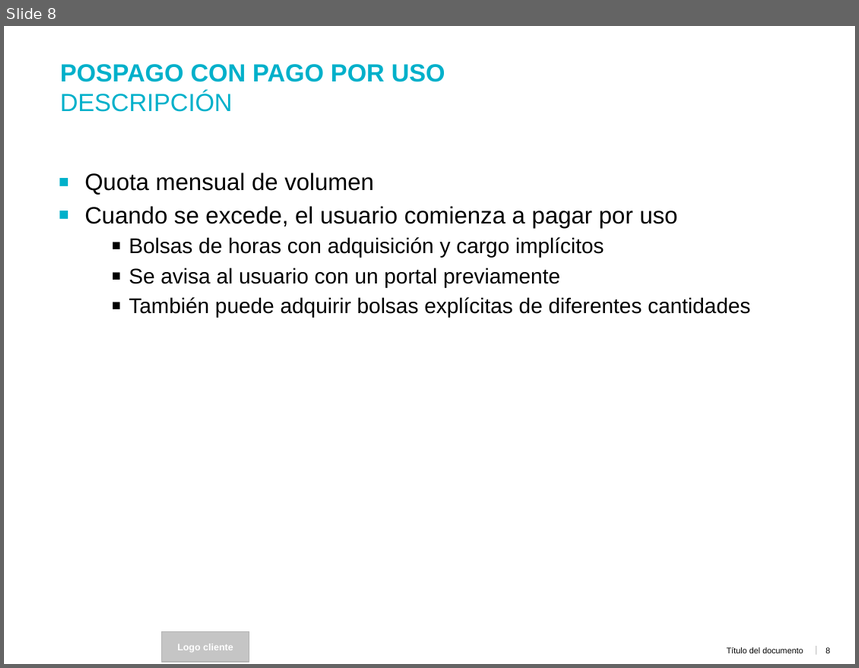
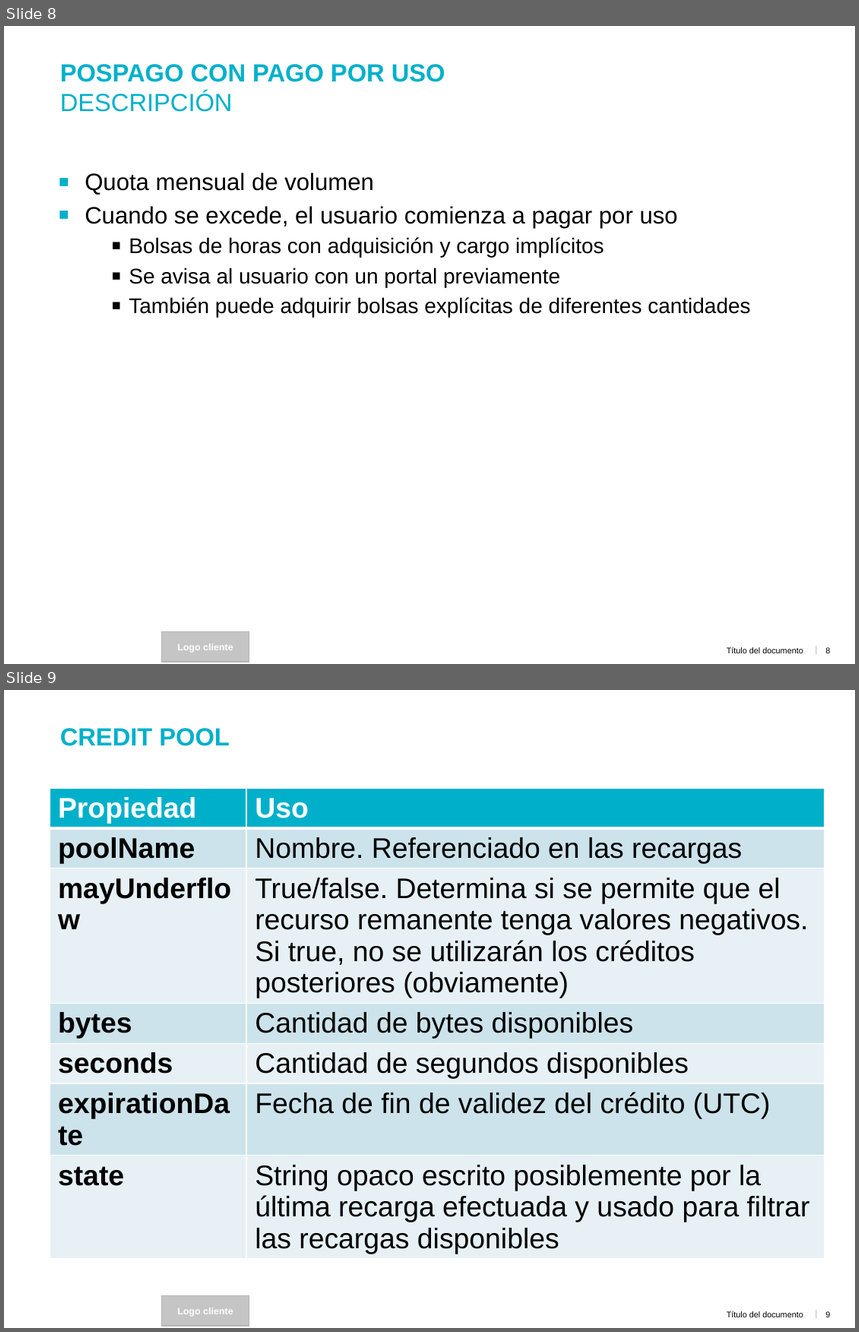
Before and after one commit to francistor/Lever, a slide deck: Modelo de servicios Lever.pptx. Shown one above the other, each under a label of ours: slide 8 before the commit, slides 8 and 9 after it. The pictures are 859x668 and 859x1332 pixels, drawn with LibreOffice and Linux fonts; fonts in the diff are those of the drawing; background and template pictures are left out. Boxes give left, top, right and bottom in pixels: in the first picture for what was removed or moved away, otherwise in the second. Text is boxed around its words. In the diff, an @@ line names an element or a change of style, - is before the commit and + after.

```diff
--- a/Modelo de servicios Lever.pptx
+++ b/Modelo de servicios Lever.pptx
@@ slide 9 added at [4, 690, 855, 1328], background #FFFFFF; not listed: 4 template elements that a slide beside it also shows @@
@@ title added at [60, 728, 229, 746], 21 pt, text #00B0CA, bold @@
+CREDIT POOL
@@ table added at [49, 788, 824, 1257], 7 rows, 2 columns @@
+Propiedad | Uso
+poolName | Nombre. Referenciado en las recargas
+mayUnderflow | True/false. Determina si se permite que el recurso remanente tenga valores negativos. Si true, no se utilizarán los créditos posteriores (obviamente)
+bytes | Cantidad de bytes disponibles
+seconds | Cantidad de segundos disponibles
+expirationDate | Fecha de fin de validez del crédito (UTC)
+state | String opaco escrito posiblemente por la última recarga efectuada y usado para filtrar las recargas disponibles
```
Also in this commit, not shown: 1 slide changed, 2 other slides added, 9 other files.
